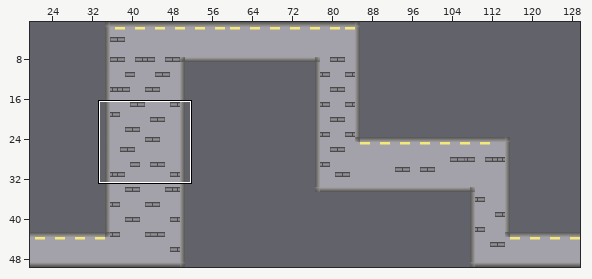
Tiled map: lvl/level1map.tmx. Above, an overview of the earlier version with the close-up marked.
Close-up. Old version:
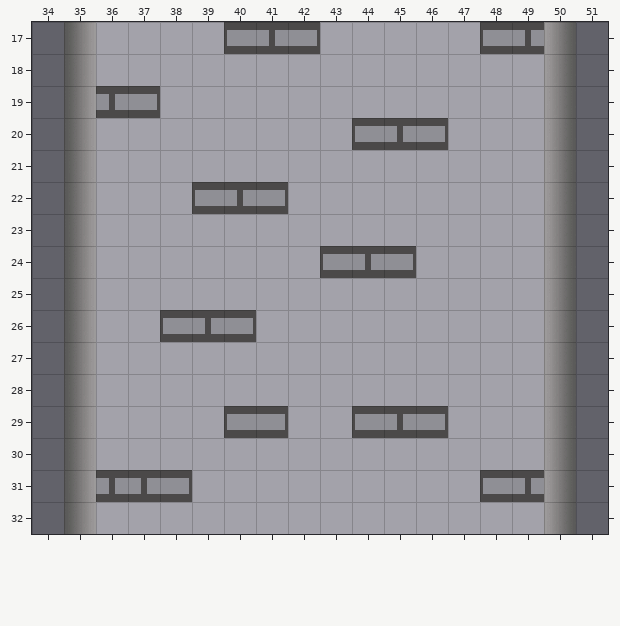
Cells are 32x32 px. Shown: x 34..51, y 17..32. The commit also changed other parts of the map, which this record leaves out.
And afterwards:
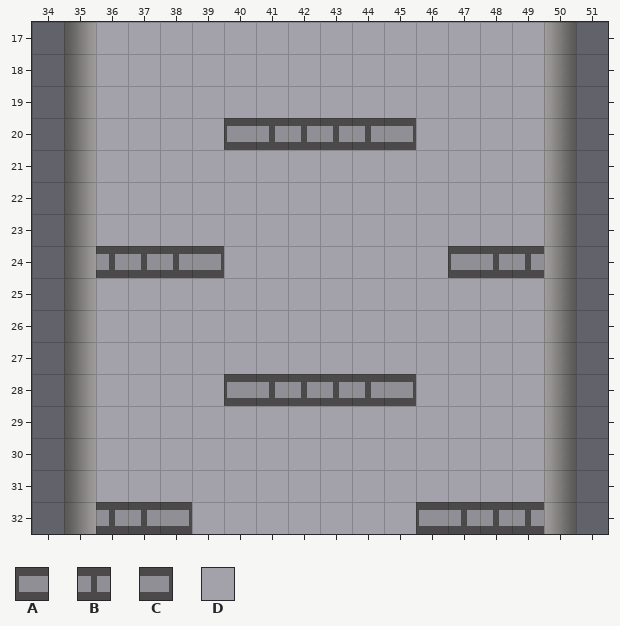
Key: from "level tileset": A 2, B 3, C 4, D 144.
_ is an empty cell.
Difference:
{"where": "layer \"tiles\""}
{"y":17,"x":40,"old":"ABC","new":"DDD"}
{"y":17,"x":48,"old":"AB","new":"DD"}
{"y":19,"x":36,"old":"BC","new":"DD"}
{"y":20,"x":40,"old":"DDDDABC","new":"ABBBBCD"}
{"y":22,"x":39,"old":"ABC","new":"DDD"}
{"y":24,"x":36,"old":"DDDD","new":"BBBC"}
{"y":24,"x":43,"old":"ABC","new":"DDD"}
{"y":24,"x":47,"old":"DDD","new":"ABB"}
{"y":26,"x":38,"old":"ABC","new":"DDD"}
{"y":28,"x":40,"old":"DDDDDD","new":"ABBBBC"}
{"y":29,"x":40,"old":"AC","new":"DD"}
{"y":29,"x":44,"old":"ABC","new":"DDD"}
{"y":31,"x":36,"old":"BBC","new":"DDD"}
{"y":31,"x":48,"old":"AB","new":"DD"}
{"y":32,"x":36,"old":"DDD","new":"BBC"}
{"y":32,"x":46,"old":"DDDD","new":"ABBB"}
